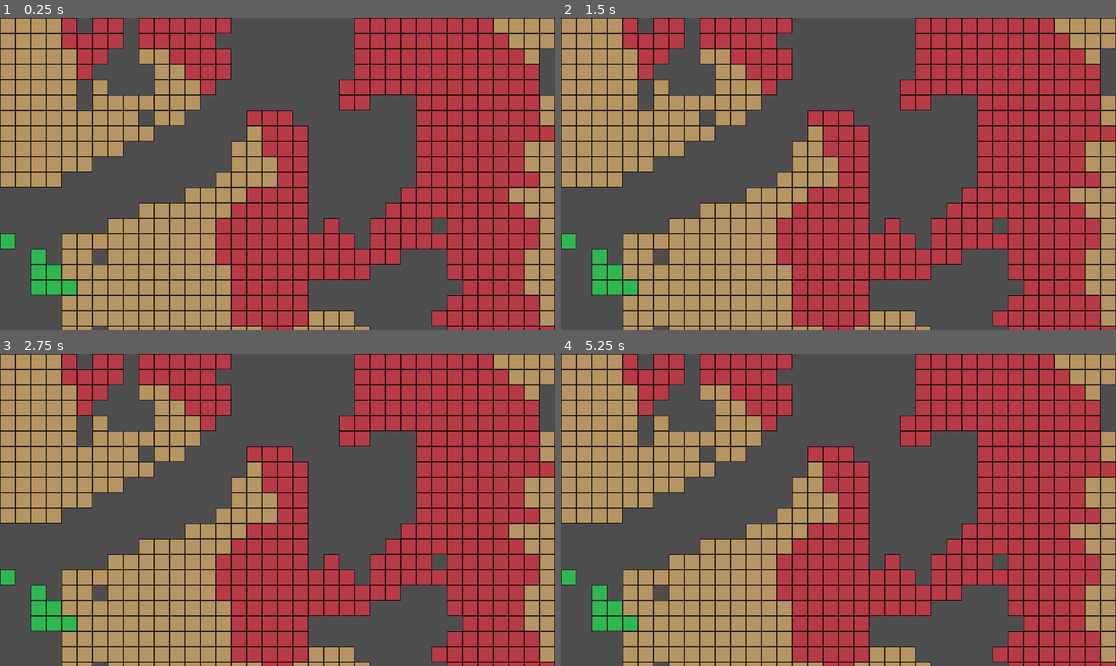
Above: before the commit, frames 1-4 (two rows, left to right).
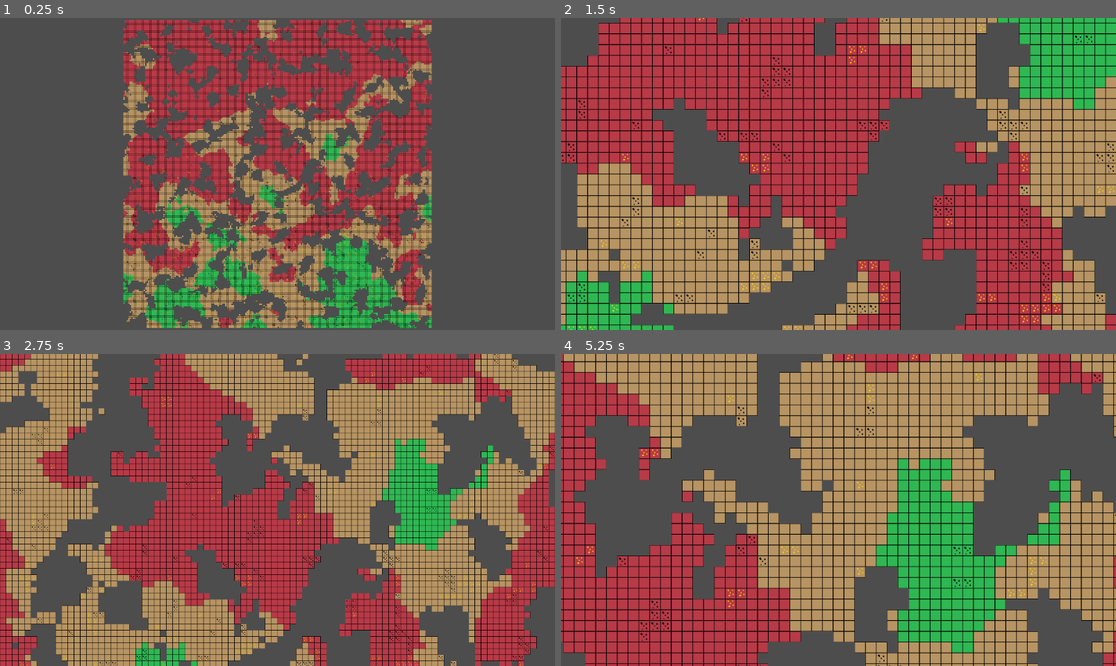
Above: after the commit, the same moments.

Repository: DevFTB/LD57
Game: Godot game, scene res://cavegen_test.tscn
Two runs of this game, one before a commit and one after it. Both use one fixed random seed, a clock stepped at 60 frames per second and the inputs below. This scene is started directly instead of the project's main scene.
Inputs (mouse positions are in pixels of both pictures, inside the frame that each line leads up to):
- Up to frame 1 (0.25 s): no input
- Up to frame 2 (1.5 s): tap Enter at 0.5 s; move the mouse to (960, 158) at 0.52 s; hold 1 (select_bomb_1) 0.53-1.28 s; hold D (move_right) from 0.53 s (still down); tap W (jump) at 0.77, 1.07 s; tap 2 (select_bomb_2) at 0.8, 1.35 s; move the mouse to (727, 189) at 1.27 s
- Up to frame 3 (2.75 s): tap W (jump) at 1.52, 1.55, 1.82 s; move the mouse to (333, 441) at 2.02 s; release D (move_right) at 2.03 s; hold A (move_left) from 2.03 s (still down); hold W (jump) from 2.03 s (still down); tap 1 (select_bomb_1) at 2.3 s
- Up to frame 4 (5.25 s): move the mouse to (810, 572) at 2.77 s; release A (move_left) at 2.78 s; release W (jump) at 2.78 s; hold D (move_right) 2.78-4.28 s; tap E (interact) at 2.85 s; tap W (jump) at 3.02, 3.32, 3.77, 3.8, 4.07, 4.52, 4.82 s; tap 2 (select_bomb_2) at 3.05, 4.35 s; move the mouse to (1005, 556) at 3.52 s; hold 1 (select_bomb_1) 3.53-4.28 s; move the mouse to (672, 463) at 4.27 s; hold A (move_left) 4.28-5.03 s; tap 1 (select_bomb_1) at 4.55 s; move the mouse to (866, 510) at 5.02 s; hold D (move_right) from 5.03 s (still down); hold 2 (select_bomb_2) from 5.03 s (still down); tap 3 (select_bomb_3) at 5.1 s

The runs differ from the first frame. In frame 1, 78% of the frame differs, in the area x 0-100%, y 0-100%; in frame 2, 72%; in frame 3, 73%; in frame 4, 87%.

Commit message:
Ore generation complete (#26)

Diff:
--- a/cavegen_test.tscn
+++ b/cavegen_test.tscn
@@ -1,7 +1,9 @@
-[gd_scene load_steps=3 format=3 uid="uid://btvsief7ecmwe"]
+[gd_scene load_steps=5 format=3 uid="uid://c8sskfuh1crg1"]
 
 [ext_resource type="Script" path="res://world/levelgen.gd" id="1_qh37x"]
 [ext_resource type="TileSet" uid="uid://ci0bxhrhedi27" path="res://world/tileset/test_tileset.tres" id="2_rqf4y"]
+[ext_resource type="TileSet" uid="uid://1s8d18ai2k57" path="res://world/tileset/ore_tileset.tres" id="3_3jk8p"]
+[ext_resource type="Script" uid="uid://cwi3pces57uw8" path="res://world/MoveCameraDebug.gd" id="4_vy04p"]
 
 [node name="Level" type="Node2D"]
 script = ExtResource("1_qh37x")
@@ -10,3 +12,8 @@
 tile_set = ExtResource("2_rqf4y")
 
 [node name="OreIndicators" type="TileMapLayer" parent="."]
+tile_set = ExtResource("3_3jk8p")
+
+[node name="Camera2D" type="Camera2D" parent="."]
+zoom = Vector2(0.1, 0.1)
+script = ExtResource("4_vy04p")
--- /dev/null
+++ b/world/MoveCameraDebug.gd
@@ -0,0 +1,30 @@
+extends Camera2D
+
+var ZoomMin = Vector2(0.25,0.25)
+var ZoomMax = Vector2(2.5,2.5)
+var ZoomSpd = Vector2(0.3,0.3)
+var PanSpeedKey = 8
+# Called when the node enters the scene tree for the first time.
+func _ready():
+	pass # Replace with function body.
+
+func _input(event):
+	if event.is_action_pressed("select_bomb_1"):
+		if zoom > ZoomMin:
+			zoom -= ZoomSpd
+	if event.is_action_pressed("select_bomb_2"):
+		if zoom < ZoomMax:
+			zoom +=ZoomSpd
+	pass
+
+# Called every frame. 'delta' is the elapsed time since the previous frame.
+func _process(_delta):
+	if Input.is_action_pressed("jump"):
+		position.y -= PanSpeedKey
+	if Input.is_action_pressed("move_down"):
+		position.y += PanSpeedKey
+	if Input.is_action_pressed("move_left"):
+		position.x -= PanSpeedKey
+	if Input.is_action_pressed("move_right"):
+		position.x += PanSpeedKey
+	pass
--- a/world/levelgen.gd
+++ b/world/levelgen.gd
@@ -2,6 +2,12 @@
 
 @export var seed: int = randi()
 @export var height_hardness_factor: float = 0.5
+@export var ore_hardness_factor: float = 0.3
+
+# ordering determines which ones get priority when spawning
+# resources must match to the row on the ore indicators atlas
+enum Resources {BOMB_POWDER, UPGRADIUM}
+@export var resource_threshold = [0.5, 0.5]
 
 @onready var CAVE_BLOCK_TILEMAP: TileMapLayer = $CaveBlocks
 @onready var ORE_INDICATOR_TILEMAP: TileMapLayer = $OreIndicators
@@ -34,34 +40,44 @@
 
 	return fast_noise
 
-func _get_resource_map() -> Noise:
+func _get_resource_map(resource: Resources) -> Noise:
 	# multiple resources will use this function. They all require a different noise generation
-	var rng = RandomNumberGenerator.new()
-	rng.seed = seed
 	var fast_noise: FastNoiseLite = FastNoiseLite.new()
 	fast_noise.noise_type = FastNoiseLite.NoiseType.TYPE_SIMPLEX
-	fast_noise.seed = rng.randi()
-	fast_noise.frequency = 0.015
+	fast_noise.seed = seed * resource
+	fast_noise.frequency = 0.1
 
 	return fast_noise
 
 # TODO: might need improvement but just a POC
-func noise_height_transform(y: int, noise_value: float) -> float:
+# TODO: transform the thresholds instead of the noise? are they equivalent?
+func noise_height_transform(y: int, noise_value: float, height_factor: float=0.5,
+	min_added: float=-2.0, max_added: float=2.0, y_offset: float=0.0) -> float:
 	# maps from noise_value [-1, 1] to [-1, 1]
-	var Y_OFFSET = 0
-	return clamp(noise_value + (height_hardness_factor * (y + Y_OFFSET) / 100), -1.0, 1.0)
+	var transform_term = clamp((height_hardness_factor * (y + y_offset) / 100), min_added, max_added)
+	return clamp(noise_value + transform_term, -1.0, 1.0)
 
-func generate_cave_blocks(cave_noise: Noise, hardness_noise: Noise,
-	bomb_fuse_ore_noise: Noise, upgradium_ore_noise: Noise,
+func generate_cave_blocks(cave_noise: Noise, hardness_noise: Noise, resource_noise: Dictionary,
 	from_x: int, to_x: int, from_y:int, to_y: int) -> void:
 	# coords are tilemap coords
 	for x in range(from_x, to_x):
 		for y in range(from_y, to_y):
 			var is_cave: bool = cave_noise.get_noise_2d(x, y) > CAVE_THRESHOLD
 			if is_cave:
-				var hardness: int = HARDNESS_THRESHOLDS.find_custom(func(e: float): return e > noise_height_transform(y, hardness_noise.get_noise_2d(x, y))) + 1
+				var hardness: int = HARDNESS_THRESHOLDS.find_custom(func(e: float): return e > noise_height_transform(y, hardness_noise.get_noise_2d(x, y), height_hardness_factor)) + 1
 				hardness = HARDNESS_THRESHOLDS.size() + 1 if hardness == 0 else hardness
 				_add_cave_block(hardness, x, y)
+
+				var ore_to_spawn = null
+				for k in resource_noise.keys():
+					var ore_noise = resource_noise[k].get_noise_2d(x, y)
+					# change the -0.15 and 0.2 when rebalancing ore spawning lol big factors but i havent brought them out lmao
+					if noise_height_transform(y, ore_noise, ore_hardness_factor, -0.15, 0.2) > resource_threshold[k] and (ore_to_spawn == null or k < ore_to_spawn):
+						ore_to_spawn = k
+
+				if ore_to_spawn != null:
+					_add_ore_block(ore_to_spawn, x, y)
+
 
 func _add_cave_block(hardness: int, x: int, y: int) -> void:
 	assert(CAVE_BLOCK_HARDNESS_MAP.has(hardness), "Cave block hardness map doesnt have " + str(hardness))
@@ -71,6 +87,10 @@
 	var tile_choice = tile_choices[rng.randi() % tile_choices.size()]
 
 	CAVE_BLOCK_TILEMAP.set_cell(Vector2i(x, y), tile_choice["source_id"], tile_choice["tile_id"])
+
+func _add_ore_block(resource: Resources, x: int, y: int) -> void:
+	var ORE_ATLAS_SOURCE = 0
+	ORE_INDICATOR_TILEMAP.set_cell(Vector2i(x, y), ORE_ATLAS_SOURCE, Vector2i(0, resource))
 
 func _get_cave_block_hardness_map() -> Dictionary:
 	var valid_tiles = {}
@@ -94,10 +114,15 @@
 
 	var cave_noise = _get_cave_noise()
 	var hardness_noise = _get_hardness_noise()
-	var bomb_fuse_ore_noise = _get_resource_map()
-	var upgradium_ore_noise = _get_resource_map()
+	var bomb_powder_ore_noise = _get_resource_map(Resources.BOMB_POWDER)
+	var upgradium_ore_noise = _get_resource_map(Resources.UPGRADIUM)
 
-	generate_cave_blocks(cave_noise, hardness_noise, bomb_fuse_ore_noise, upgradium_ore_noise, -100, 100, -100, 100)
+	var resource_noise = {}
+	resource_noise[Resources.UPGRADIUM] = upgradium_ore_noise
+	resource_noise[Resources.BOMB_POWDER] = bomb_powder_ore_noise
+
+
+	generate_cave_blocks(cave_noise, hardness_noise, resource_noise, -100, 100, -100, 100)
 
 	#for i in range(-100, 100):
 		#for j in range(-100, 100):
--- /dev/null
+++ b/world/tileset/ore_tileset.tres
@@ -0,0 +1,19 @@
+[gd_resource type="TileSet" load_steps=3 format=3 uid="uid://1s8d18ai2k57"]
+
+[ext_resource type="Texture2D" uid="uid://cpk6xdtc72grb" path="res://world/tileset/test_ores.png" id="1_j0ugs"]
+
+[sub_resource type="TileSetAtlasSource" id="TileSetAtlasSource_0wmwg"]
+texture = ExtResource("1_j0ugs")
+texture_region_size = Vector2i(32, 32)
+0:0/0 = 0
+1:0/0 = 0
+2:0/0 = 0
+3:0/0 = 0
+0:1/0 = 0
+1:1/0 = 0
+2:1/0 = 0
+3:1/0 = 0
+
+[resource]
+tile_size = Vector2i(32, 32)
+sources/0 = SubResource("TileSetAtlasSource_0wmwg")
Not shown, added: world/MoveCameraDebug.gd.uid
Binary file added: world/tileset/test_ores.png
Not shown, added: world/tileset/test_ores.png.import
